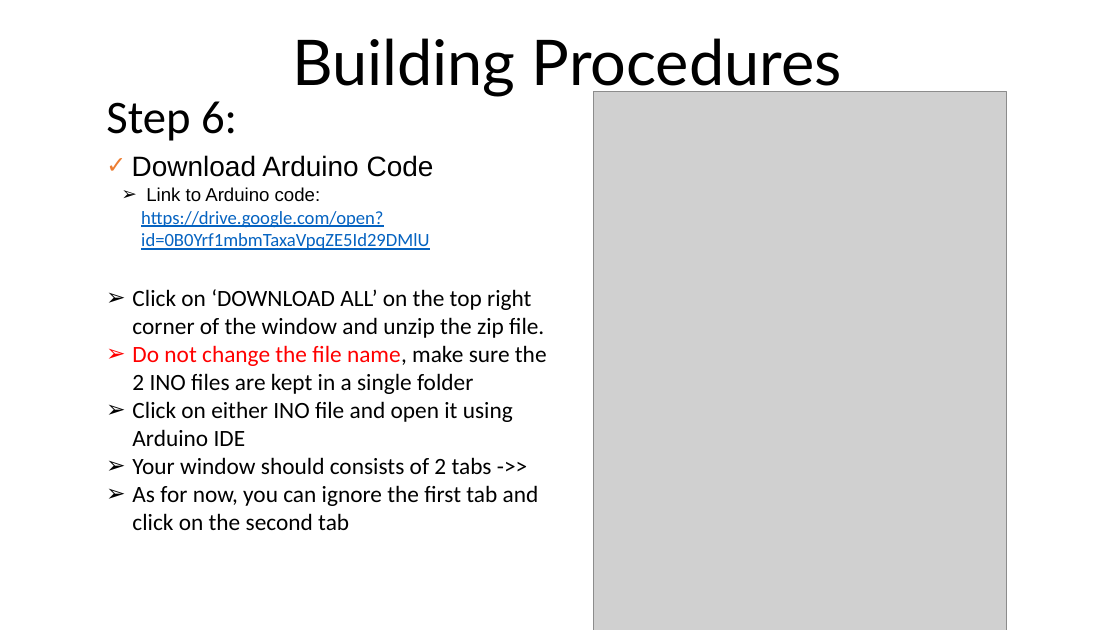
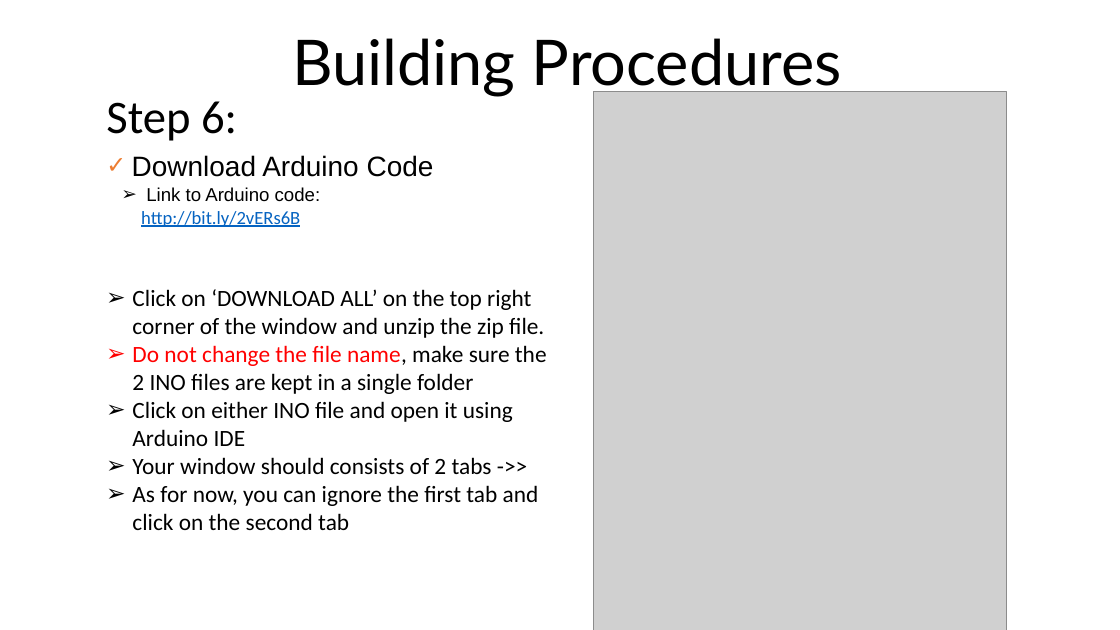
Before and after one commit to ChuaKengPeng/DIP2017, a slide deck: slide 17 of DIP_Phase_1_Lab_Manuals/DIP Lab Manual for Phase 1.pptx (slide 18 before the commit). Drawn at 1120x630 pixels with LibreOffice and Linux fonts; fonts in the diff are those of the drawing; grey boxes stand for pictures. Boxes give left, top, right and bottom in pixels: in the first picture for what was removed or moved away, otherwise in the second. Text is boxed around its words. In the diff, an @@ line names an element or a change of style, - is before the commit and + after.

```diff
--- a/DIP_Phase_1_Lab_Manuals/DIP Lab Manual for Phase 1.pptx
+++ b/DIP_Phase_1_Lab_Manuals/DIP Lab Manual for Phase 1.pptx
@@ text at bbox=[141, 211, 300, 227]: text changed @@
-  https://drive.google.com/open?id=0B0Yrf1mbmTaxaVpqZE5Id29DMlU
+  http://bit.ly/2vERs6B
```
Also in this commit, not shown: 11 other slides changed, 2 slides removed, 2 other files.
